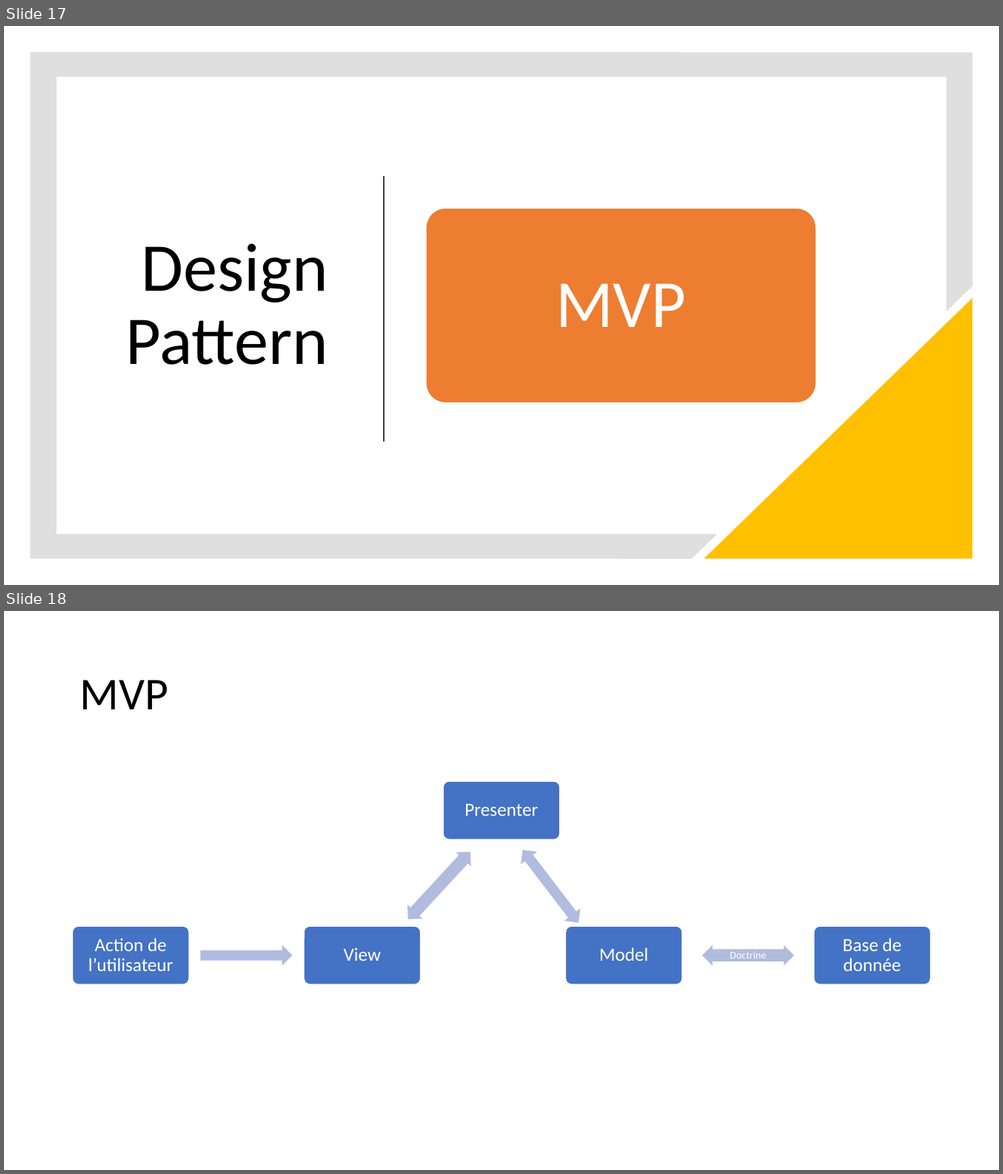
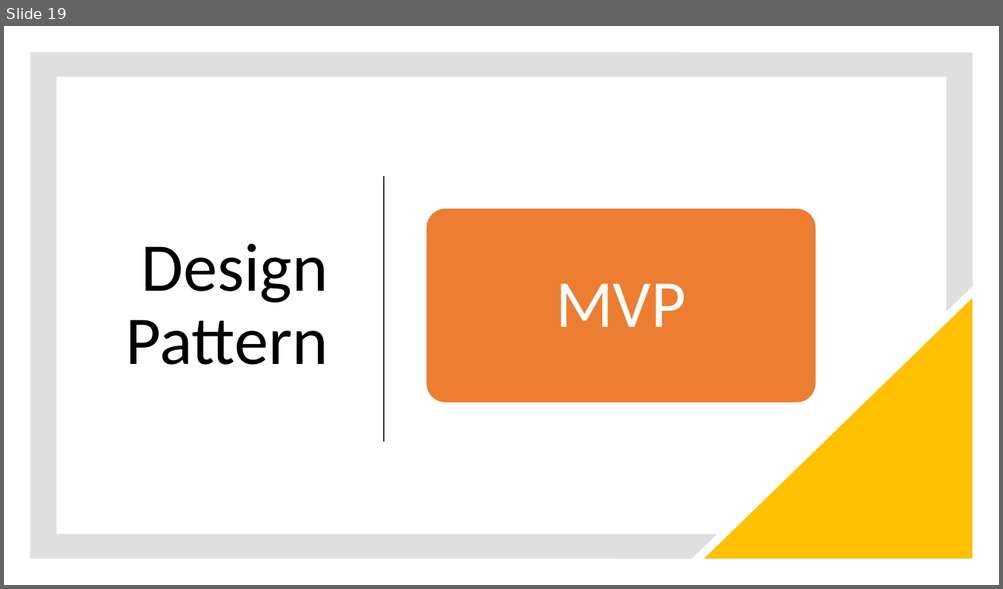
Before and after one commit to KrouriB/ProjetFightingGame, a slide deck: The Litlle Fighting.pptx. Shown one above the other, each under a label of ours: slides 17 and 18 before the commit, slide 19 after it. The pictures are 1003x1174 and 1003x589 pixels, drawn with LibreOffice and Linux fonts; fonts in the diff are those of the drawing. Boxes give left, top, right and bottom in pixels: in the first picture for what was removed or moved away, otherwise in the second. Text is boxed around its words. In the diff, an @@ line names an element or a change of style, - is before the commit and + after.

```diff
--- a/The Litlle Fighting.pptx
+++ b/The Litlle Fighting.pptx
@@ slide 18 removed at [4,611,999,1170], background #FFFFFF @@
@@ title removed at [79,680,168,709] @@
-MVP
@@ group removed at [73,781,930,985]: 6 texts, 5 rounded rectangles, 3 left right arrows, 1 left arrow, 1 right arrow @@
-Presenter
-Base de donnée
-Doctrine
-Model
-Action de l’utilisateur
-View
@@ what was slide 17 is now slide 19 @@
```
Also in this commit, not shown: 2 slides changed, 8 slides added, 1 other slide removed, 1 other file.
